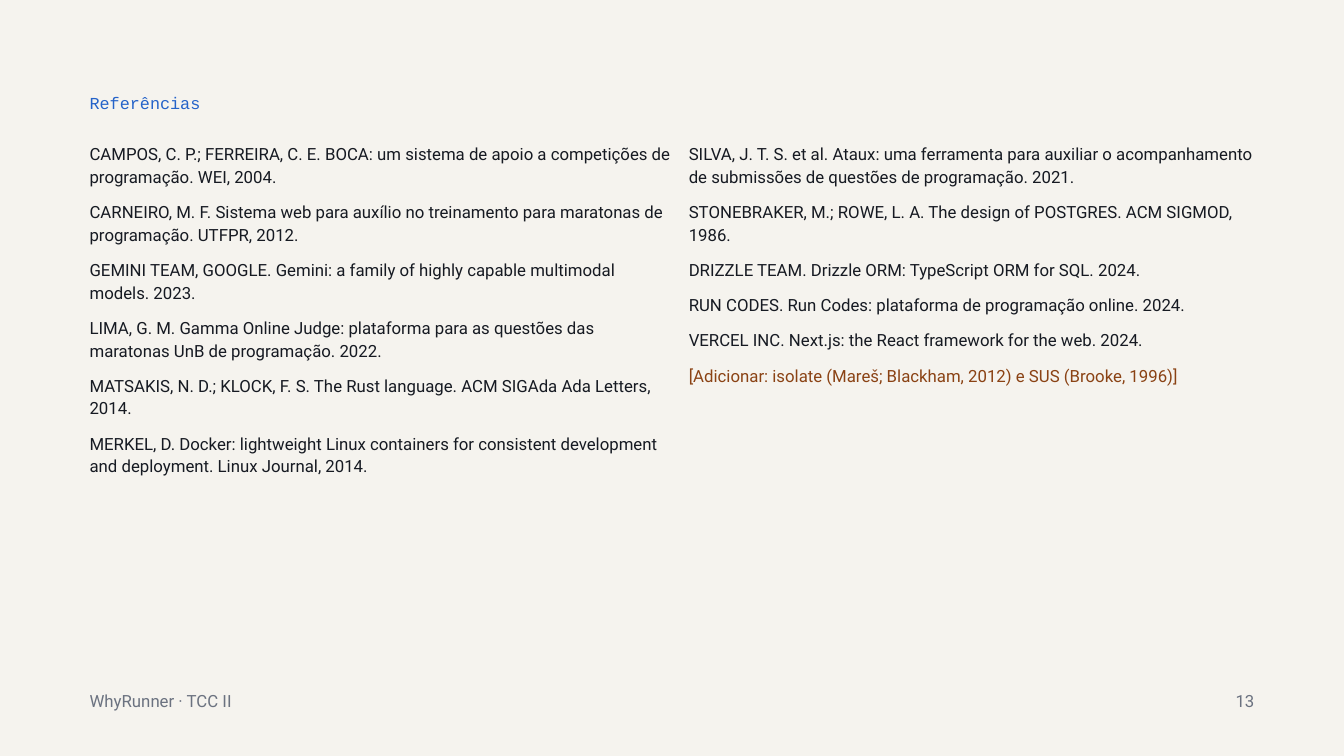
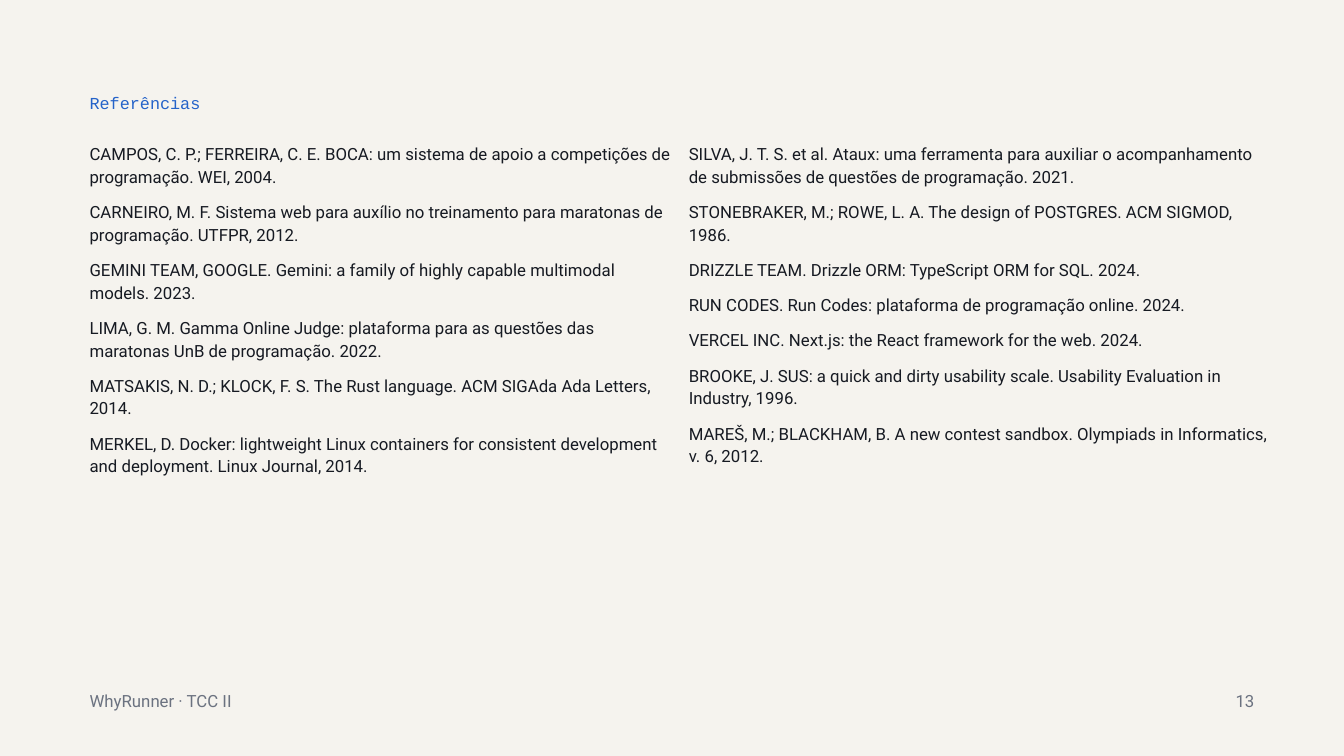
Before and after one commit to whowon2/why-runner, a slide deck: slide 13 of WhyRunner — Apresentação Parcial TCC II.pptx. Drawn at 1344x756 pixels with LibreOffice and Linux fonts; fonts in the diff are those of the drawing. Boxes give left, top, right and bottom in pixels: in the first picture for what was removed or moved away, otherwise in the second. Text is boxed around its words. In the diff, an @@ line names an element or a change of style, - is before the commit and + after.

```diff
--- a/WhyRunner — Apresentação Parcial TCC II.pptx
+++ b/WhyRunner — Apresentação Parcial TCC II.pptx
@@ text removed at (689,368,1177,386) @@
-[Adicionar: isolate (Mareš; Blackham, 2012) e SUS (Brooke, 1996)]
@@ text added at (689,369,1220,408), 12 pt, text #161A22 @@
+BROOKE, J. SUS: a quick and dirty usability scale. Usability Evaluation in Industry, 1996.
@@ text added at (689,425,1267,464), 12 pt, text #161A22 @@
+MAREŠ, M.; BLACKHAM, B. A new contest sandbox. Olympiads in Informatics, v. 6, 2012.
```
Also in this commit, not shown: 6 other slides changed, 2 other files.
